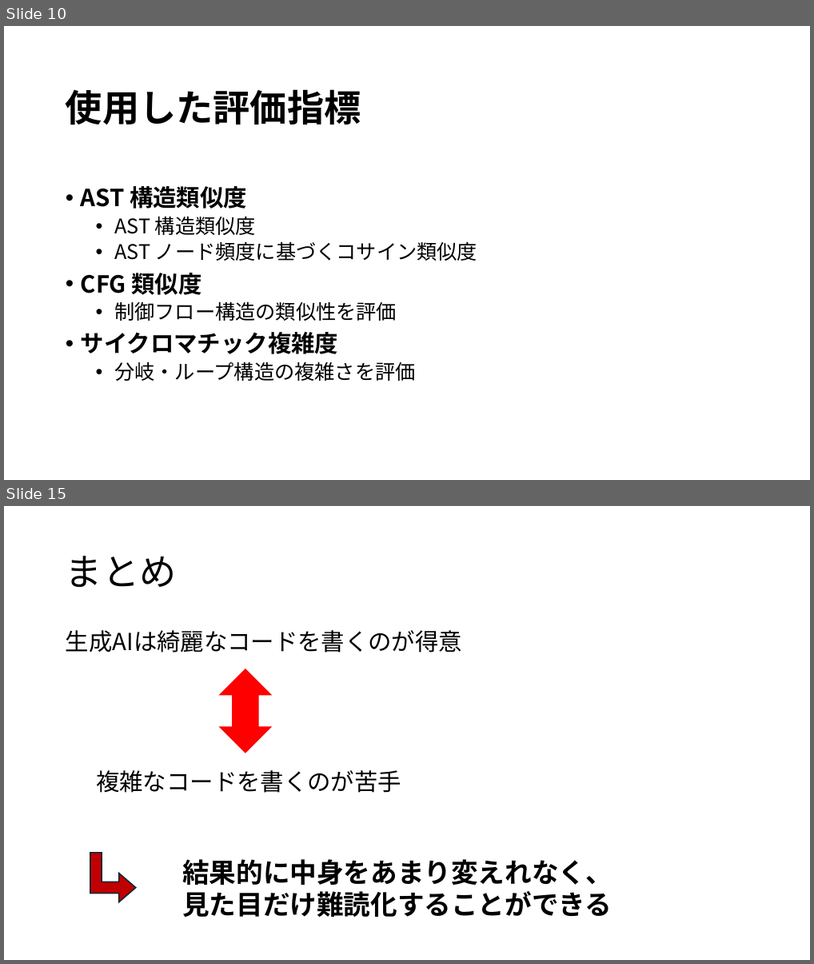
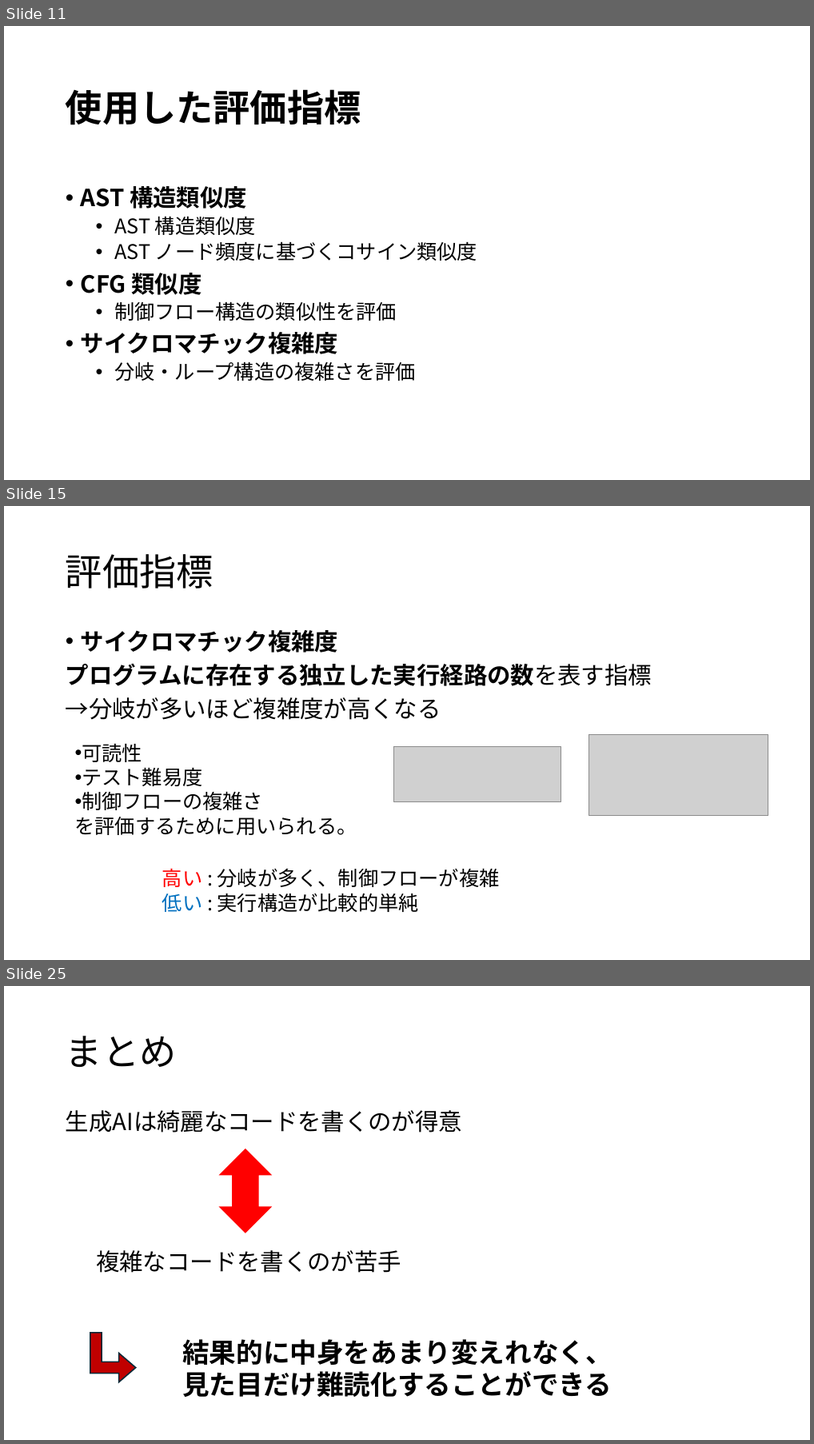
Before and after one commit to tamadalab/2025bthesis_kondo, a slide deck: prezentation.pptx. Shown one above the other, each under a label of ours: slides 10 and 15 before the commit, slides 11, 15 and 25 after it; the slides between them are not shown. The pictures are 814x964 and 814x1444 pixels, drawn with LibreOffice and Linux fonts; fonts in the diff are those of the drawing; grey boxes stand for pictures. Boxes give left, top, right and bottom in pixels: in the first picture for what was removed or moved away, otherwise in the second. Text is boxed around its words. In the diff, an @@ line names an element or a change of style, - is before the commit and + after.

```diff
--- a/prezentation.pptx
+++ b/prezentation.pptx
@@ slide 15 added at (x1=4, y1=506, x2=810, y2=960), background #FFFFFF @@
@@ title added at (x1=66, y1=554, x2=214, y2=588), 44 pt, text #000000 @@
+評価指標
@@ text added at (x1=66, y1=630, x2=652, y2=720), 28 pt, text #000000, bold @@
+• サイクロマチック複雑度
+プログラムに存在する独立した実行経路の数を表す指標
+→分岐が多いほど複雑度が高くなる
@@ text added at (x1=75, y1=743, x2=358, y2=835), 24 pt, text #000000 @@
+• 可読性
+• テスト難易度
+• 制御フローの複雑さ
+を評価するために用いられる。
@@ picture added at (x1=590, y1=735, x2=769, y2=815) @@
@@ picture added at (x1=394, y1=746, x2=561, y2=802) @@
@@ text added at (x1=162, y1=868, x2=500, y2=912), 24 pt, text #000000 @@
+高い : 分岐が多く、制御フローが複雑
+低い : 実行構造が比較的単純
@@ what was slide 10 is now slide 11 @@
@@ what was slide 15 is now slide 25 @@
```
Also in this commit, not shown: 9 slides changed, 10 other slides added, 1 slide removed.
